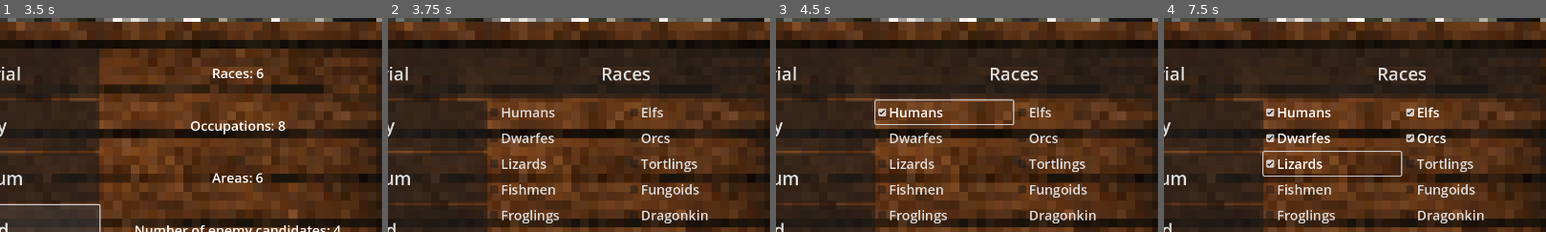
Above: before the commit, frames 1-4 (left to right).
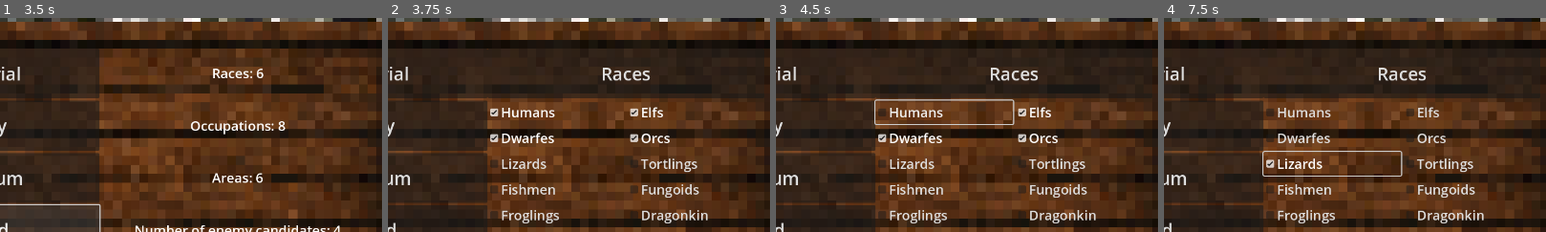
Above: after the commit, the same moments.

Repository: KonradKamilChwalowski/crowd-control-prot-1
Game: Godot game, scene res://Stages/MenuStage/menu_stage.tscn
Two runs of this game, one before a commit and one after it. Both use one fixed random seed, a clock stepped at 60 frames per second and the inputs below.
Inputs:
- Up to frame 1 (3.5 s): click "Play" at 0.5 s; click "Tutorial" at 1.25 s; click "Medium" at 2 s; click "Hard" at 2.75 s
- Up to frame 2 (3.75 s): click "Custom" at 3.5 s
- Up to frame 3 (4.5 s): click "Humans" at 4.25 s
- Up to frame 4 (7.5 s): click "Elfs" at 5 s; click "Dwarfes" at 5.75 s; click "Orcs" at 6.5 s; click "Lizards" at 7.25 s
The pictures show only the part of the screen within x 35-85%, y 5-55%; the shares and areas given below are measured in that part.

Frame 1 is identical in both runs. In frame 2, 0.8% of the frame differs, in the area x 26-74%, y 41-59%; in frame 3, 0.7%; in frame 4, 0.8%.

Commit message:
Add custom difficulty settings to chose

Diff:
--- a/Stages/GamePresettingsStage/game_presettings_stage.gd
+++ b/Stages/GamePresettingsStage/game_presettings_stage.gd
@@ -9,6 +9,7 @@
 
 var is_difficulty_choosen: bool = false
 var custom_difficulty: Array = [[],[],[]]
+var groups_restrictions: Array = [[0,1,2,3],[0,1,2],[0,1]]
 
 func _ready() -> void:
 	box_settings.get_child(0).get_popup().connect("id_pressed", _on_group_menu_selected)
@@ -23,8 +24,21 @@
 
 
 func _on_play_button_pressed() -> void:
+	# Checks if there are groups to chose from
 	if is_difficulty_choosen:
-		game_manager.load_stage("game_stage")
+		if not game_manager.is_difficulty_custom:
+			game_manager.load_stage("game_stage")
+		else:
+			if (groups_restrictions[0].size() > 0
+			and groups_restrictions[1].size() > 0
+			and groups_restrictions[2].size() > 0):
+				game_manager.groups_restrictions = groups_restrictions
+				game_manager.difficulty_settings[4][0] = groups_restrictions[0].size()
+				game_manager.difficulty_settings[4][1] = groups_restrictions[1].size()
+				game_manager.difficulty_settings[4][2] = groups_restrictions[2].size()
+				game_manager.load_stage("game_stage")
+			else:
+				play_button.get_child(0).color = Color(1.0, 0.0, 0.0, 0.3)
 	else:
 		play_button.get_child(0).color = Color(1.0, 0.0, 0.0, 0.3)
 
@@ -34,6 +48,7 @@
 	update_labels(0)
 	settings_displayer.visible = true
 	box_settings.visible = false
+	game_manager.is_difficulty_custom = false
 	is_difficulty_choosen = true
 
 
@@ -42,6 +57,7 @@
 	update_labels(1)
 	settings_displayer.visible = true
 	box_settings.visible = false
+	game_manager.is_difficulty_custom = false
 	is_difficulty_choosen = true
 
 
@@ -50,6 +66,7 @@
 	update_labels(2)
 	settings_displayer.visible = true
 	box_settings.visible = false
+	game_manager.is_difficulty_custom = false
 	is_difficulty_choosen = true
 
 
@@ -58,6 +75,7 @@
 	update_labels(3)
 	settings_displayer.visible = true
 	box_settings.visible = false
+	game_manager.is_difficulty_custom = false
 	is_difficulty_choosen = true
 
 
@@ -66,6 +84,7 @@
 	settings_displayer.visible = false
 	box_settings.visible = true
 	_on_group_menu_selected(0)
+	game_manager.is_difficulty_custom = true
 	is_difficulty_choosen = true
 
 
@@ -82,18 +101,27 @@
 			box_settings.get_child(0).text = "Areas"
 			group_name = "AG"
 
+	# Clears checkboxes before spawning new
 	for check_box in box_settings.get_child(1).get_children():
-		#TODO
-		#if check_box.is_pressed():
-			#custom_difficulty[id]
 		check_box.queue_free()
-
+	# Spawns checkboxes
 	for rgw_index in groups[group_name].size():
 		var check_box: CheckBox = CheckBox.new()
 		box_settings.get_child(1).add_child(check_box)
 		check_box.text = groups[group_name][rgw_index]["name_eng"]
 		check_box.set_h_size_flags(Control.SIZE_EXPAND_FILL)
 		check_box.add_theme_font_size_override("font_size", 24)
+		if groups_restrictions[id].has(rgw_index):
+			check_box.button_pressed = true
+		check_box.toggled.connect(_on_check_box_toggled.bind(group_name, id, rgw_index))
+
+func _on_check_box_toggled(is_button_pressed: bool, group_name: String, group_id: int, rgw_index: int) -> void:
+	if is_button_pressed:
+		groups_restrictions[group_id].append(rgw_index)
+		print("Zaznaczono ID: ", group_name, " ", rgw_index)
+	else:
+		groups_restrictions[group_id].erase(rgw_index)
+		print("Odznaczono ID: ", group_name, " ", rgw_index)
 
 func load_groups() -> Dictionary:
 	var file := FileAccess.open(json_path, FileAccess.READ)
--- a/Stages/GameStage/game_stage.gd
+++ b/Stages/GameStage/game_stage.gd
@@ -66,35 +66,35 @@
 	for race_counter in game_manager.difficulty_settings[game_manager.difficulty_index][0]:
 		var t_bar = support_bar.instantiate()
 		supp_races_container.get_child(0).add_child(t_bar)
-		t_bar.name_bar(population_manager.groups["RG"][race_counter]["name_eng"])
-		t_bar.change_icon("RG", population_manager.groups["RG"][race_counter]["id"])
+		t_bar.name_bar(population_manager.groups["RG"][population_manager.groups_restrictions[0][race_counter]]["name_eng"])
+		t_bar.change_icon("RG", population_manager.groups["RG"][population_manager.groups_restrictions[0][race_counter]]["id"])
 	for work_counter in game_manager.difficulty_settings[game_manager.difficulty_index][1]:
 		var t_bar = support_bar.instantiate()
 		supp_works_container.get_child(0).add_child(t_bar)
-		t_bar.name_bar(population_manager.groups["WG"][work_counter]["name_eng"])
-		t_bar.change_icon("WG", population_manager.groups["WG"][work_counter]["id"])
+		t_bar.name_bar(population_manager.groups["WG"][population_manager.groups_restrictions[1][work_counter]]["name_eng"])
+		t_bar.change_icon("WG", population_manager.groups["WG"][population_manager.groups_restrictions[1][work_counter]]["id"])
 	for area_counter in game_manager.difficulty_settings[game_manager.difficulty_index][2]:
 		var t_bar = support_bar.instantiate()
 		supp_areas_container.get_child(0).add_child(t_bar)
-		t_bar.name_bar(population_manager.groups["AG"][area_counter]["name_eng"])
-		t_bar.change_icon("AG", population_manager.groups["AG"][area_counter]["id"])
+		t_bar.name_bar(population_manager.groups["AG"][population_manager.groups_restrictions[2][area_counter]]["name_eng"])
+		t_bar.change_icon("AG", population_manager.groups["AG"][population_manager.groups_restrictions[2][area_counter]]["id"])
 
 func instantiate_population_bars() -> void:
 	for race_counter in game_manager.difficulty_settings[game_manager.difficulty_index][0]:
 		var t_bar = support_bar.instantiate()
 		population_races_container.get_child(0).add_child(t_bar)
-		t_bar.name_bar(population_manager.groups["RG"][race_counter]["name_eng"])
-		t_bar.change_icon("RG", population_manager.groups["RG"][race_counter]["id"])
+		t_bar.name_bar(population_manager.groups["RG"][population_manager.groups_restrictions[0][race_counter]]["name_eng"])
+		t_bar.change_icon("RG", population_manager.groups["RG"][population_manager.groups_restrictions[0][race_counter]]["id"])
 	for work_counter in game_manager.difficulty_settings[game_manager.difficulty_index][1]:
 		var t_bar = support_bar.instantiate()
 		population_works_container.get_child(0).add_child(t_bar)
-		t_bar.name_bar(population_manager.groups["WG"][work_counter]["name_eng"])
-		t_bar.change_icon("WG", population_manager.groups["WG"][work_counter]["id"])
+		t_bar.name_bar(population_manager.groups["WG"][population_manager.groups_restrictions[1][work_counter]]["name_eng"])
+		t_bar.change_icon("WG", population_manager.groups["WG"][population_manager.groups_restrictions[1][work_counter]]["id"])
 	for area_counter in game_manager.difficulty_settings[game_manager.difficulty_index][2]:
 		var t_bar = support_bar.instantiate()
 		population_areas_container.get_child(0).add_child(t_bar)
-		t_bar.name_bar(population_manager.groups["AG"][area_counter]["name_eng"])
-		t_bar.change_icon("AG", population_manager.groups["AG"][area_counter]["id"])
+		t_bar.name_bar(population_manager.groups["AG"][population_manager.groups_restrictions[2][area_counter]]["name_eng"])
+		t_bar.change_icon("AG", population_manager.groups["AG"][population_manager.groups_restrictions[2][area_counter]]["id"])
 	update_population()
 
 func update_support(candidate_index) -> void:
--- a/Utilities/GameManager/game_manager.gd
+++ b/Utilities/GameManager/game_manager.gd
@@ -1,6 +1,8 @@
 extends Node2D
 
 var difficulty_index: int
+var is_difficulty_custom = false
+var groups_restrictions: Array = [[],[],[]]
 var difficulty_settings: Array = [
 	[3, 3, 1, 1, 6],
 	[4, 5, 3, 2, 9],
--- a/Utilities/Population/population_manager.gd
+++ b/Utilities/Population/population_manager.gd
@@ -11,7 +11,12 @@
 
 # Called when the node enters the scene tree for the first time.
 func _ready() -> void:
-	load_diff_restrictions()
+	print(groups_restrictions)
+	if game_manager.is_difficulty_custom:
+		groups_restrictions = game_manager.groups_restrictions
+	else:
+		load_diff_restrictions()
+	print(groups_restrictions)
 	generate_population()
 	generate_candidates()
 	votes = calculate_support()
Binary file added: Entities/support_bar/AG_3.png
Not shown, added: Entities/support_bar/AG_3.png.import
